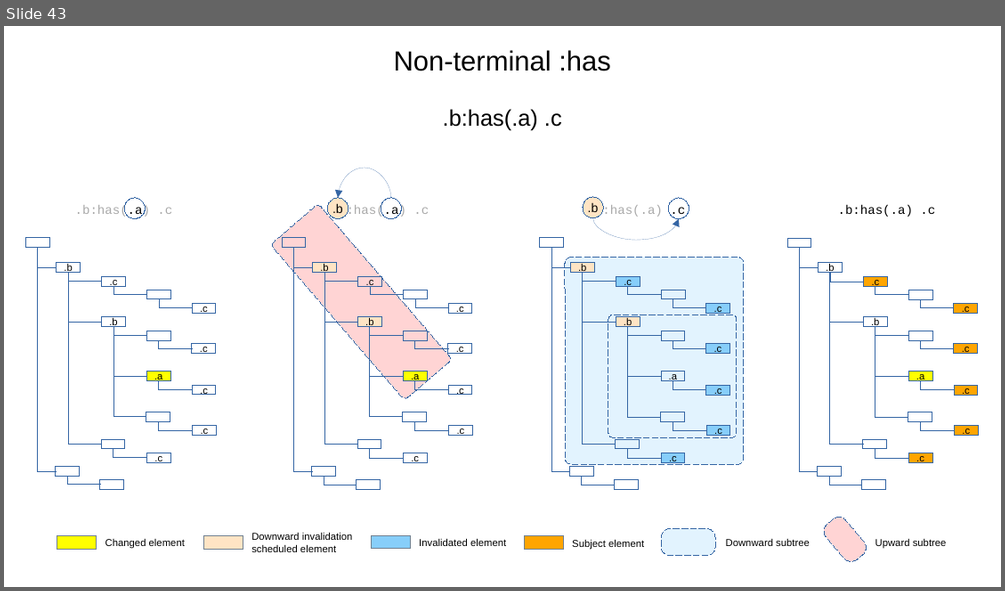
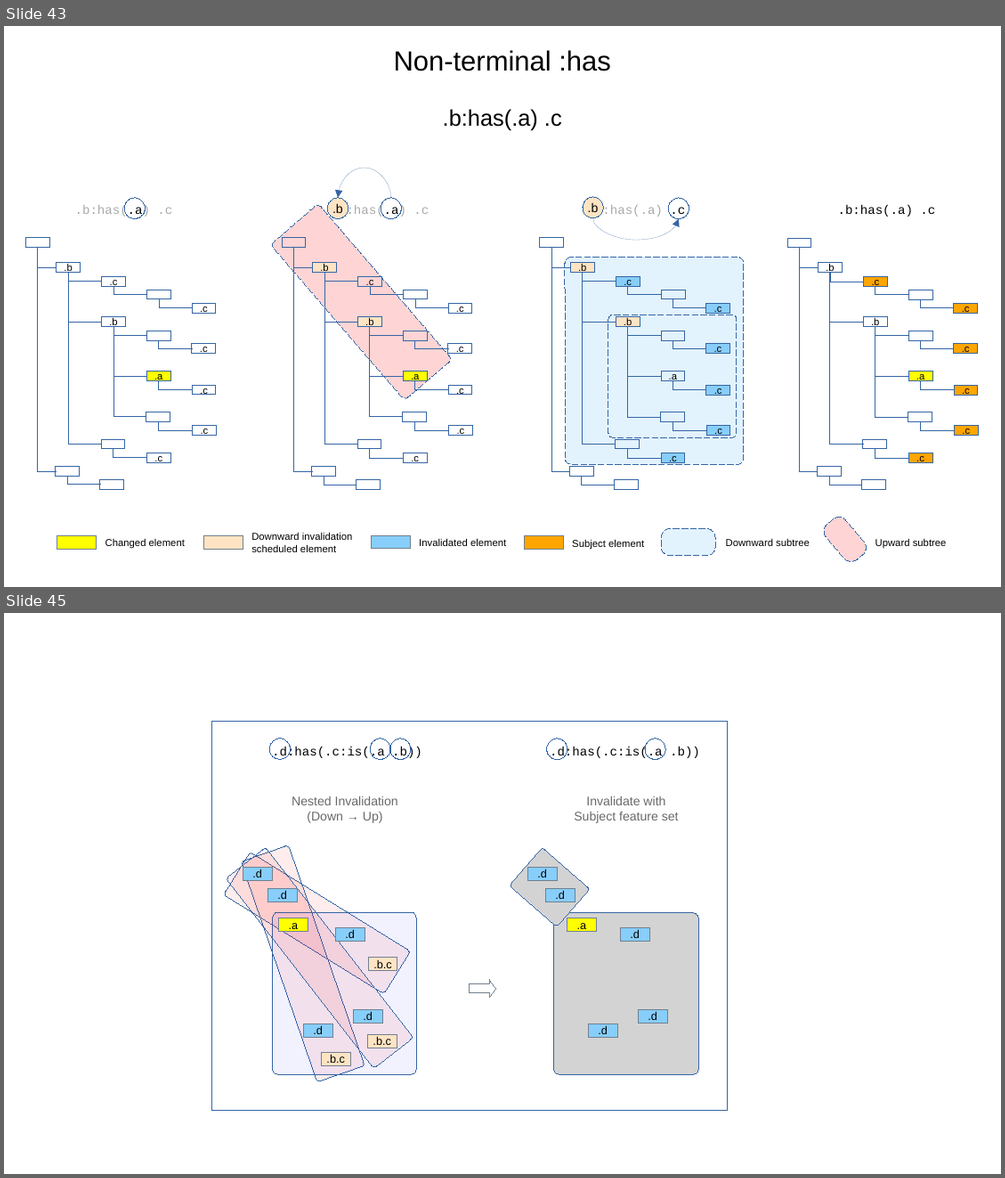
Before and after one commit to Igalia/explainers, a slide deck: css/has/images/has_invalidation.odp. Shown one above the other, each under a label of ours: slide 43 before the commit, slides 43 and 45 after it; the slides between them are not shown. The pictures are 1005x591 and 1005x1178 pixels, drawn with LibreOffice and Linux fonts; fonts in the diff are those of the drawing. Boxes give left, top, right and bottom in pixels: in the first picture for what was removed or moved away, otherwise in the second. Text is boxed around its words. In the diff, an @@ line names an element or a change of style, - is before the commit and + after.

```diff
--- a/css/has/images/has_invalidation.odp
+++ b/css/has/images/has_invalidation.odp
@@ slide 45 added at box(4, 613, 1001, 1174), background #FFFFFF @@
@@ rectangle added at box(212, 722, 728, 1111), outline #3465A4 0 pt @@
@@ ellipse added at box(270, 738, 291, 760), outline #3465A4 0 pt @@
@@ text added at box(272, 746, 422, 759), 10 pt, text #000000 @@
+.d:has(.c:is(.a .b))
@@ ellipse added at box(371, 738, 391, 760), outline #3465A4 0 pt @@
@@ ellipse added at box(390, 738, 411, 760), outline #3465A4 0 pt @@
@@ ellipse added at box(547, 738, 567, 760), outline #3465A4 0 pt @@
@@ text added at box(550, 746, 700, 759), 10 pt, text #000000 @@
+.d:has(.c:is(.a .b))
@@ ellipse added at box(646, 738, 666, 760), outline #3465A4 0 pt @@
@@ rectangle added at box(272, 795, 418, 823), fill #FFFFFF, 10 pt, text #696969 @@
+Nested Invalidation
+(Down → Up)
@@ rectangle added at box(553, 795, 700, 823), fill #FFFFFF, 10 pt, text #696969 @@
+Invalidate with
+Subject feature set
@@ freeform shape added at box(224, 852, 410, 993), fill #FF0000 at 7% opacity, outline #3465A4 0 pt @@
@@ freeform shape added at box(226, 847, 413, 1068), fill #FF0000 at 7% opacity, outline #3465A4 0 pt @@
@@ freeform shape added at box(242, 845, 365, 1083), fill #FF0000 at 7% opacity, outline #3465A4 0 pt @@
@@ freeform shape added at box(509, 847, 590, 927), fill #D3D3D3, outline #3465A4 0 pt @@
@@ rectangle added at box(243, 868, 272, 880), fill #87CEFA, outline #708090 0 pt, 9 pt, text #000000 @@
+.d
@@ rectangle added at box(527, 868, 557, 880), fill #87CEFA, outline #708090 0 pt, 9 pt, text #000000 @@
+.d
@@ rectangle added at box(268, 889, 297, 901), fill #87CEFA, outline #708090 0 pt, 9 pt, text #000000 @@
+.d
@@ rectangle added at box(546, 889, 574, 901), fill #87CEFA, outline #708090 0 pt, 9 pt, text #000000 @@
+.d
@@ freeform shape added at box(273, 912, 416, 1074), fill #0000FF at 5% opacity, outline #3465A4 0 pt @@
@@ rectangle added at box(279, 919, 307, 932), fill #FFFF00, outline #708090 0 pt, 9 pt, text #000000 @@
+.a
@@ rectangle added at box(336, 928, 365, 941), fill #87CEFA, outline #708090 0 pt, 9 pt, text #000000 @@
+.d
@@ freeform shape added at box(554, 912, 699, 1074), fill #D3D3D3, outline #3465A4 0 pt @@
@@ rectangle added at box(567, 919, 597, 932), fill #FFFF00, outline #708090 0 pt, 9 pt, text #000000 @@
+.a
@@ rectangle added at box(620, 928, 649, 941), fill #87CEFA, outline #708090 0 pt, 9 pt, text #000000 @@
+.d
@@ rectangle added at box(369, 957, 397, 970), fill #FFE4C4, outline #708090 0 pt, 9 pt, text #000000 @@
+.b.c
@@ right arrow added at box(469, 980, 496, 997), fill #FFFFFF, outline #708090 0 pt @@
@@ rectangle added at box(353, 1009, 382, 1022), fill #87CEFA, outline #708090 0 pt, 9 pt, text #000000 @@
+.d
@@ rectangle added at box(638, 1009, 667, 1022), fill #87CEFA, outline #708090 0 pt, 9 pt, text #000000 @@
+.d
@@ rectangle added at box(303, 1023, 332, 1037), fill #87CEFA, outline #708090 0 pt, 9 pt, text #000000 @@
+.d
@@ rectangle added at box(368, 1035, 396, 1047), fill #FFE4C4, outline #708090 0 pt, 9 pt, text #000000 @@
+.b.c
@@ rectangle added at box(589, 1023, 617, 1037), fill #87CEFA, outline #708090 0 pt, 9 pt, text #000000 @@
+.d
@@ rectangle added at box(322, 1053, 350, 1065), fill #FFE4C4, outline #708090 0 pt, 9 pt, text #000000 @@
+.b.c
```
Also in this commit, not shown: 3 slides changed, 2 other slides added, 1 slide removed, 7 other files.
